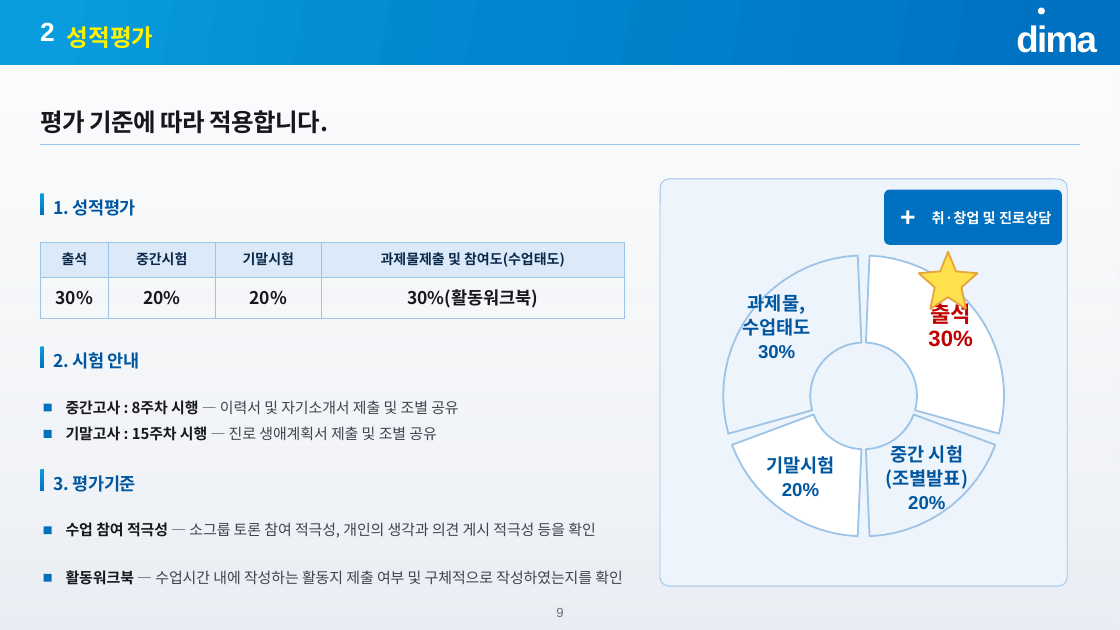
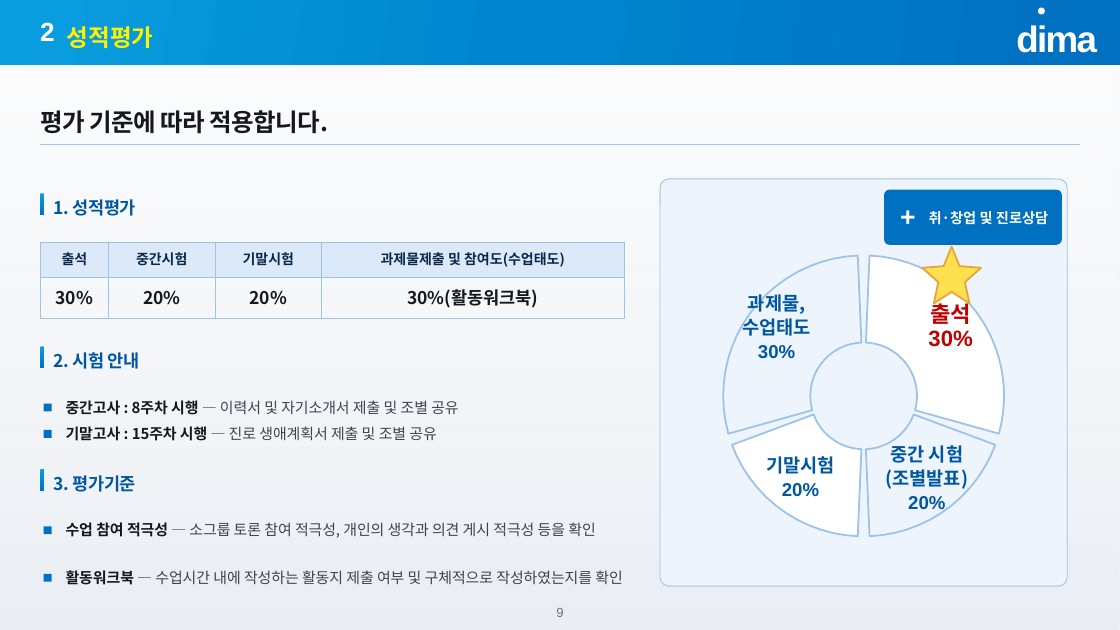
Before and after one commit to jungaistar/lms, a slide deck: slide 9 of materials/dist/1주차_오리엔테이션.pptx. Drawn at 1120x630 pixels with LibreOffice and Linux fonts; fonts in the diff are those of the drawing. Boxes give left, top, right and bottom in pixels: in the first picture for what was removed or moved away, otherwise in the second. Text is boxed around its words. In the diff, an @@ line names an element or a change of style, - is before the commit and + after.

```diff
--- a/materials/dist/1주차_오리엔테이션.pptx
+++ b/materials/dist/1주차_오리엔테이션.pptx
@@ text "+" at (901,193,959,239): alignment centre to left @@
@@ text "+": place and size @@
-text "+" at (883,193,933,239)
+text "+" at (901,193,959,239)
@@ text "취·창업 및 진로상담" at (929,211,1048,225): alignment centre to left @@
@@ freeform shape: place and size @@
-freeform shape at (919,252,978,309)
+freeform shape at (923,247,981,304)
```
Also in this commit, not shown: 18 other slides changed, 32 other files.
